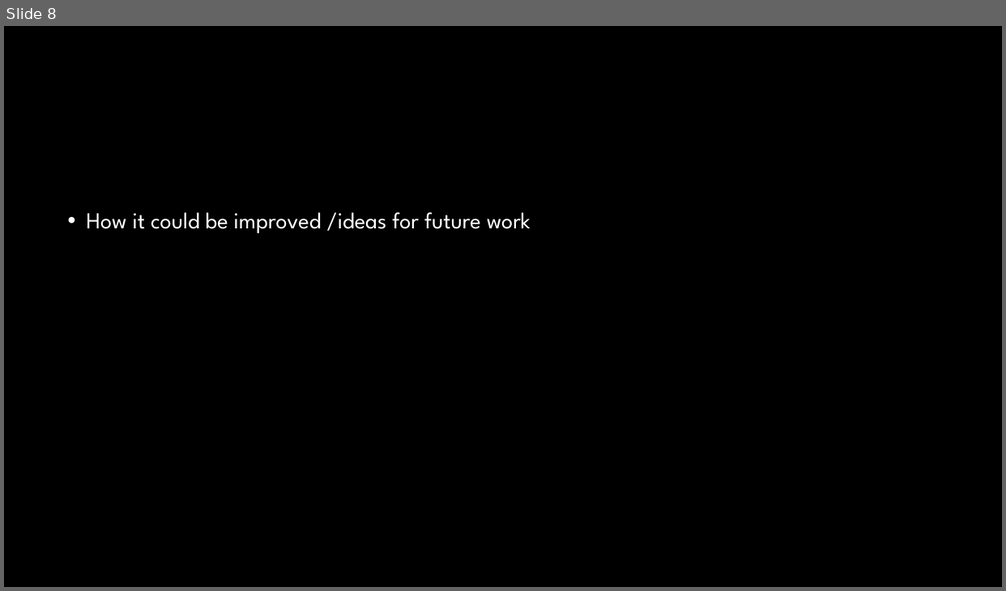
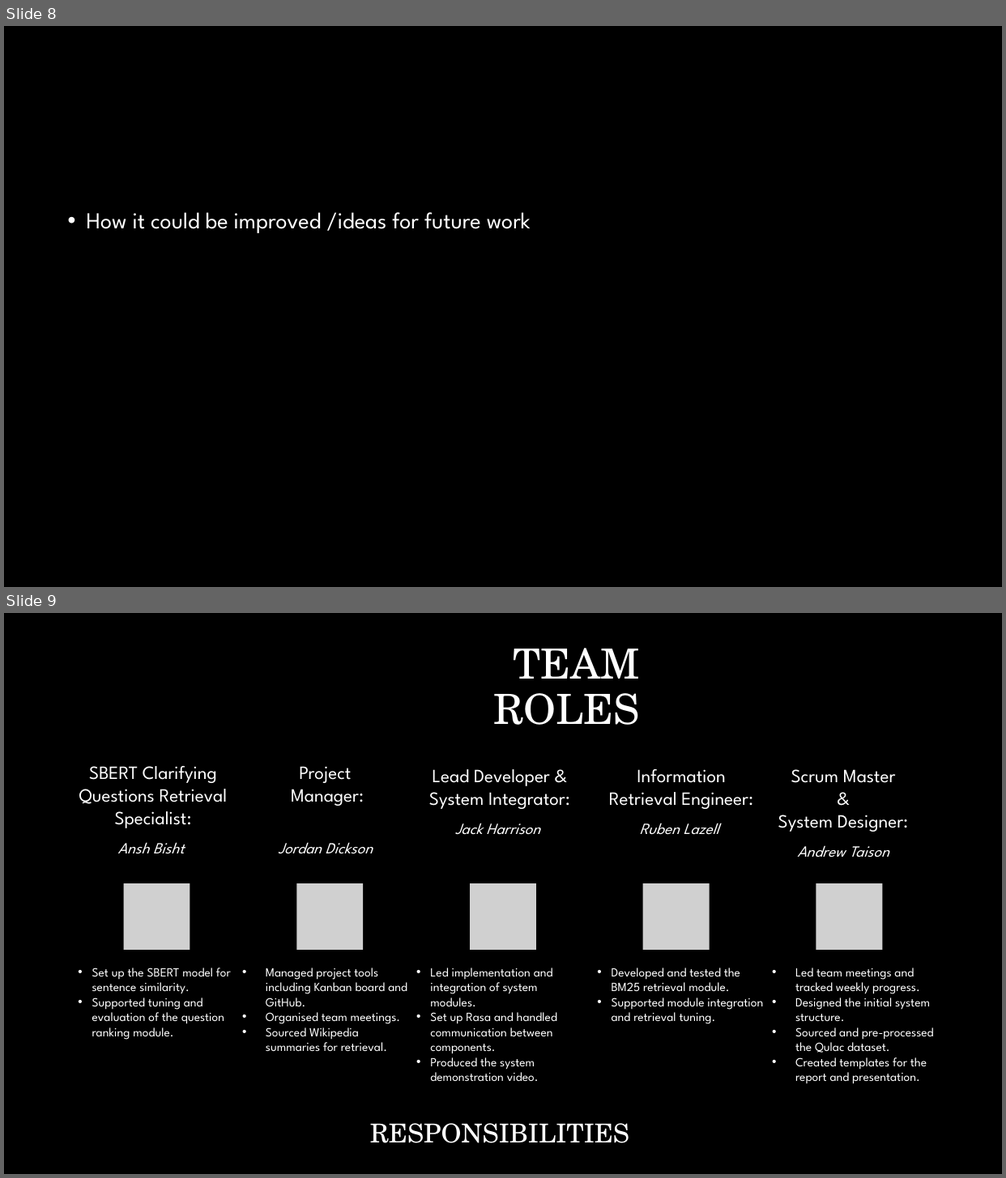
Before and after one commit to Crimson-Scot96/Conversational-AI, a slide deck: set10120_cw2_presentation.pptx. Shown one above the other, each under a label of ours: slide 8 before the commit, slides 8 and 9 after it. The pictures are 1006x591 and 1006x1178 pixels, drawn with LibreOffice and Linux fonts; fonts in the diff are those of the drawing; grey boxes stand for pictures; background and template pictures are left out. Boxes give left, top, right and bottom in pixels: in the first picture for what was removed or moved away, otherwise in the second. Text is boxed around its words. In the diff, an @@ line names an element or a change of style, - is before the commit and + after.

Commit message:
team roles slide completed in draft

```diff
--- a/set10120_cw2_presentation.pptx
+++ b/set10120_cw2_presentation.pptx
@@ slide 9 added at bbox=[4, 613, 1002, 1174], background #000000 @@
@@ title added at bbox=[494, 648, 640, 725], 40 pt, text #FFFFFF @@
+TEAM ROLES
@@ text added at bbox=[79, 766, 228, 854], 18 pt, text #FFFFFF @@
+SBERT Clarifying Questions Retrieval Specialist:
+Ansh Bisht
@@ text added at bbox=[279, 766, 373, 854], 18 pt, text #FFFFFF @@
+Project
+Manager:
+Jordan Dickson
@@ text added at bbox=[429, 769, 570, 835], 18 pt, text #FFFFFF @@
+Lead Developer &
+System Integrator:
+Jack Harrison
@@ text added at bbox=[609, 769, 753, 835], 18 pt, text #FFFFFF @@
+Information Retrieval Engineer:
+Ruben Lazell
@@ text added at bbox=[778, 769, 908, 858], 18 pt, text #FFFFFF @@
+Scrum Master
+&
+System Designer:
+Andrew Taison
@@ group added at bbox=[124, 884, 883, 951]: 5 pictures @@
@@ text added at bbox=[92, 968, 231, 1040], 12 pt, text #FFFFFF @@
+• Set up the SBERT model for sentence similarity.
+• Supported tuning and evaluation of the question ranking module.
@@ text added at bbox=[266, 968, 407, 1051], 12 pt, text #FFFFFF @@
+• Managed project tools including Kanban board and GitHub.
+• Organised team meetings.
+• Sourced Wikipedia summaries for retrieval.
@@ text added at bbox=[430, 968, 557, 1081], 12 pt, text #FFFFFF @@
+• Led implementation and integration of system modules.
+• Set up Rasa and handled communication between components.
+• Produced the system demonstration video.
@@ text added at bbox=[612, 968, 763, 1024], 12 pt, text #FFFFFF @@
+• Developed and tested the BM25 retrieval module.
+• Supported module integration and retrieval tuning.
@@ text added at bbox=[795, 968, 934, 1084], 12 pt, text #FFFFFF @@
+• Led team meetings and tracked weekly progress.
+• Designed the initial system structure.
+• Sourced and pre-processed the Qulac dataset.
+• Created templates for the report and presentation.
@@ text added at bbox=[370, 1123, 629, 1144], 25 pt, text #FFFFFF @@
+RESPONSIBILITIES
```
Also in this commit, not shown: 1 slide removed.
